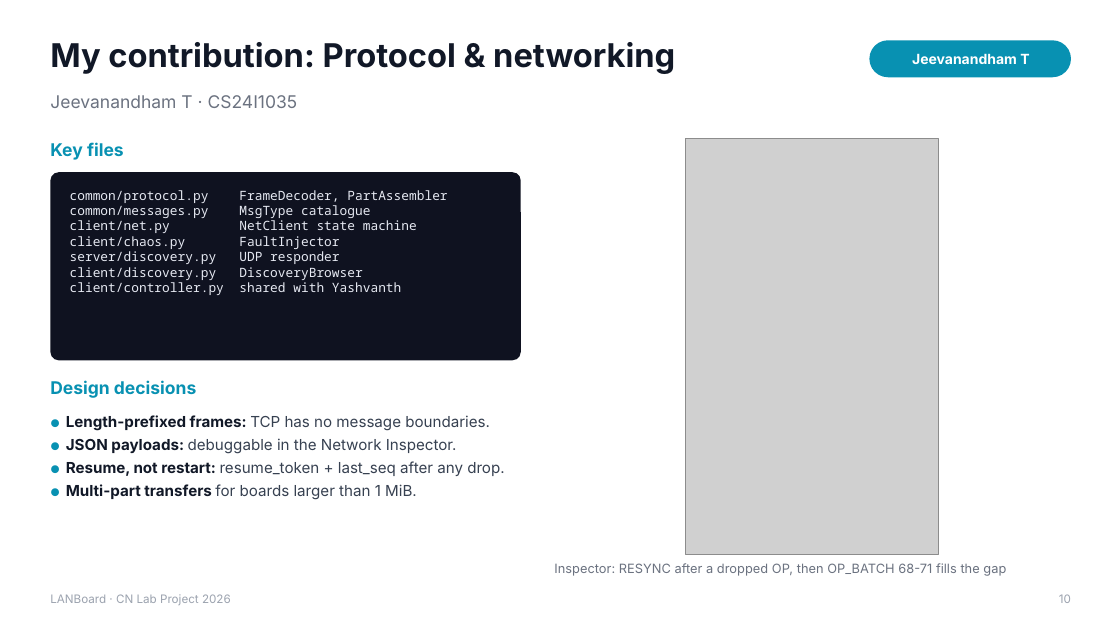
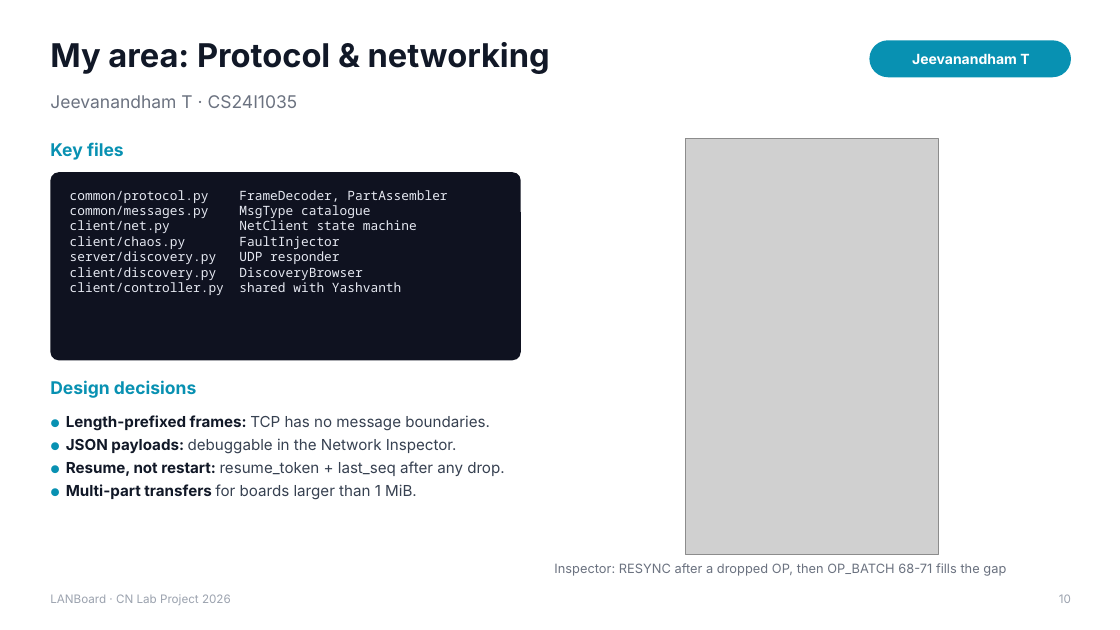
Before and after one commit to YashvanthSankar/cn-course-project, a slide deck: slide 10 of docs/LANBoard_Presentation.pptx. Drawn at 1120x630 pixels with LibreOffice and Linux fonts; fonts in the diff are those of the drawing; grey boxes stand for pictures. Boxes give left, top, right and bottom in pixels: in the first picture for what was removed or moved away, otherwise in the second. Text is boxed around its words. In the diff, an @@ line names an element or a change of style, - is before the commit and + after.

Commit message:
docs: refresh PDF and deck for today's fixes, honest authorship wording
- technical documentation: audit gaps B.1/B.3/B.4 marked fixed, kick ban
  described, 276 tests, per-file counts; Appendix C lists areas of
  responsibility (authorship is in the git history)
- deck: member slides titled 'My area', 276 tests; presenter guide asks
  members to state only what they personally built
- TODO: status section; mandatory checklist verified by tests (internet-off
  run on real LAN still pending)

```diff
--- a/docs/LANBoard_Presentation.pptx
+++ b/docs/LANBoard_Presentation.pptx
@@ text at (x1=50, y1=42, x2=550, y2=74): text changed @@
-My contribution: Protocol & networking
+My area: Protocol & networking
```
Also in this commit, not shown: 4 other slides changed, 6 other files.
